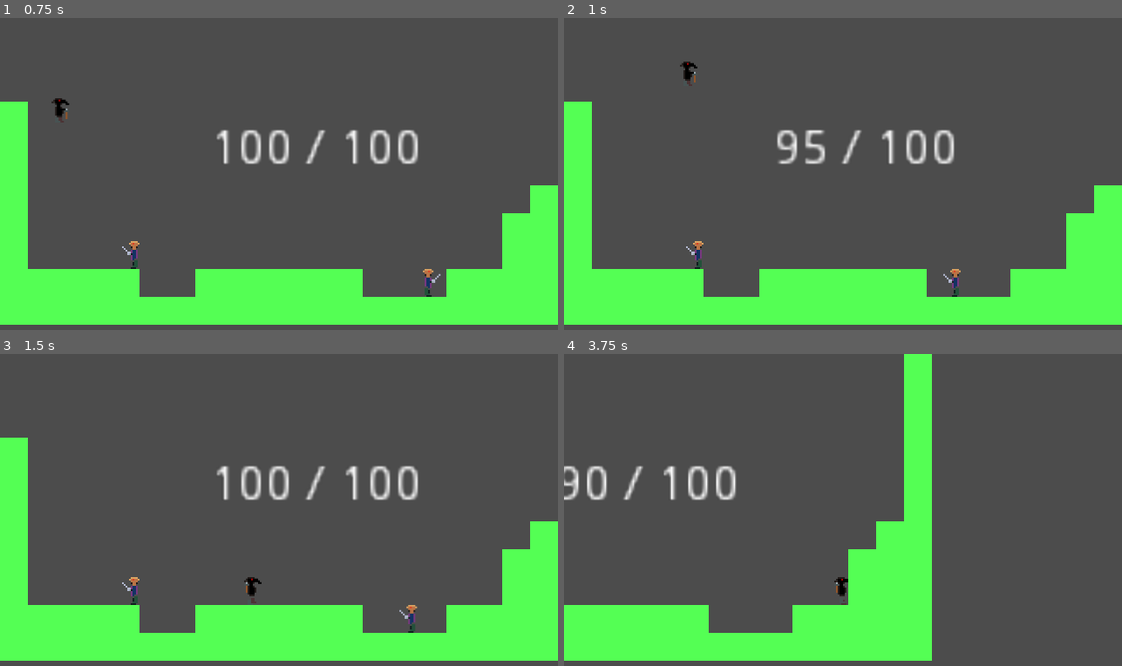
Above: before the commit, frames 1-4 (two rows, left to right).
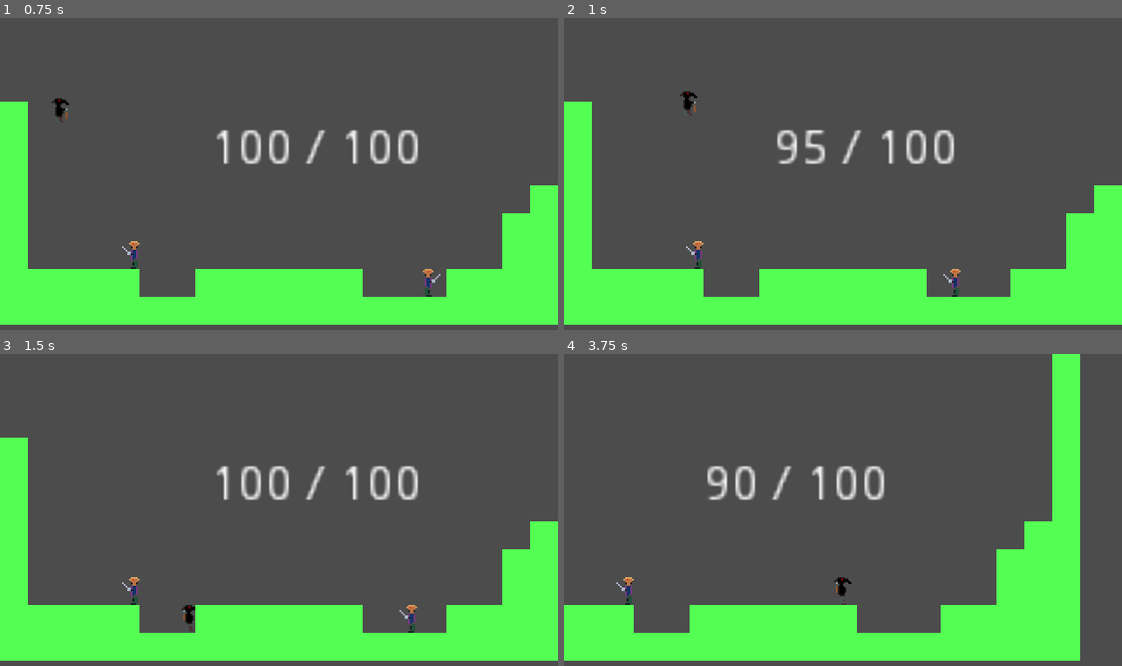
Above: after the commit, the same moments.

Repository: Guardian180/Game-Jam
Game: Godot game, scene res://src/Main.tscn
The game is run twice, just before and just after one commit, with the same random seed, the same clock (stepped at 60 frames per second) and the same inputs.
Inputs (mouse positions are in pixels of both pictures, inside the frame that each line leads up to):
- Up to frame 1 (0.75 s): tap Enter (ui_accept) at 0.5 s; move the mouse to (401, 158) at 0.52 s; hold D (MoveRight) from 0.53 s (still down); tap Q (Attack) at 0.6 s
- Up to frame 2 (1 s): keep holding D (MoveRight); tap Space (Jump) at 0.77 s
- Up to frame 3 (1.5 s): keep holding D (MoveRight); move the mouse to (167, 525) at 1.27 s; tap P (Ouch) at 1.35 s
- Up to frame 4 (3.75 s): tap Space (Jump) at 1.52, 3.02 s; move the mouse to (898, 441) at 2.02 s; release D (MoveRight) at 2.03 s; hold A (MoveLeft) 2.03-2.78 s; tap E (Platform) at 2.1 s; move the mouse to (815, 572) at 2.77 s; hold D (MoveRight) from 2.78 s (still down); click (815, 572) at 2.85 s; move the mouse to (1010, 556) at 3.52 s; tap Q (Attack) at 3.6 s

Frame 1 is identical in both runs. In frame 2, 0.2% of the frame differs, in the area x 20-24%, y 13-32%; in frame 3, 0.2%; in frame 4, 23%, in the area x 0-93%, y 0-99%.

Commit message:
Boss Finished+ Deletes

Diff:
--- a/src/Main.tscn
+++ b/src/Main.tscn
@@ -13,6 +13,7 @@
 
 [node name="Player" parent="." instance=ExtResource( 2 )]
 position = Vector2( 5, 20 )
+jump_height = 150.0
 
 [node name="TileMap" parent="." instance=ExtResource( 1 )]
 tile_data = PoolIntArray( -1, 0, 0, -65536, 0, 0, -65535, 0, 0, -65534, 0, 0, -65533, 0, 0, -65532, 0, 0, -65531, 0, 0, …(1157 unchanged characters)…
Binary file changed: Assets/Basic Swordsman SS.aseprite
Binary file changed: Assets/Basic Swordsman SS.png
Not shown, removed: Assets/Basic Swordsman SS.png.import
Not shown, removed: Assets/Fall.png.import
Not shown, removed: Assets/Heart Spreadsheet.png.import
Binary file removed: Assets/Jump and Fall.aseprite
Binary file removed: Assets/Jump.aseprite
Binary file removed: Assets/Jump.gif
Binary file removed: Assets/Jump.png
Not shown, removed: Assets/Plague Spreadsheet.png.import
Not shown, removed: Assets/Plague_Spreadsheet.png.import
Not shown, removed: Assets/PlayerSpriteSheet.png.import
(and 17 more such lines)
